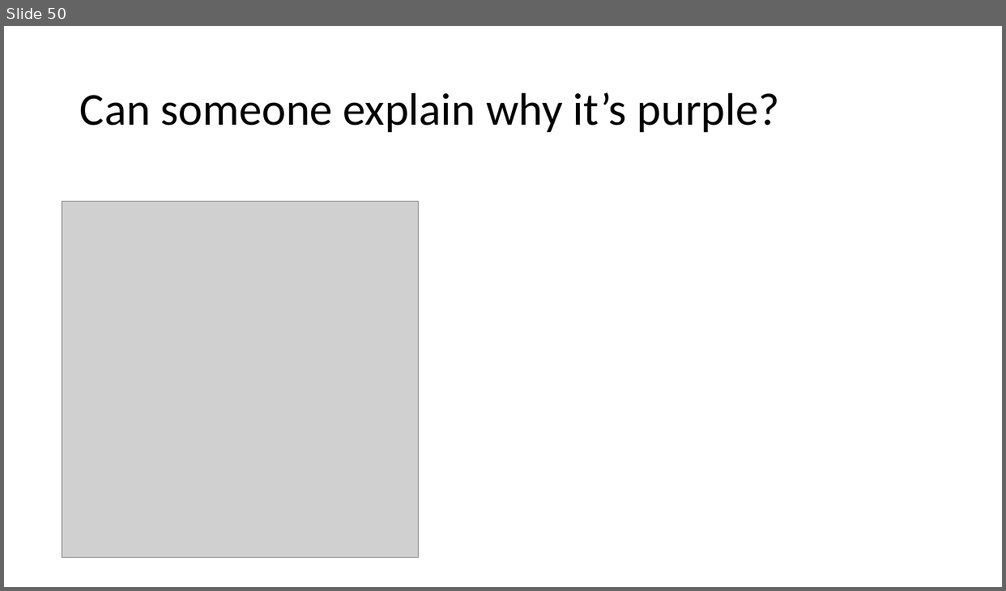
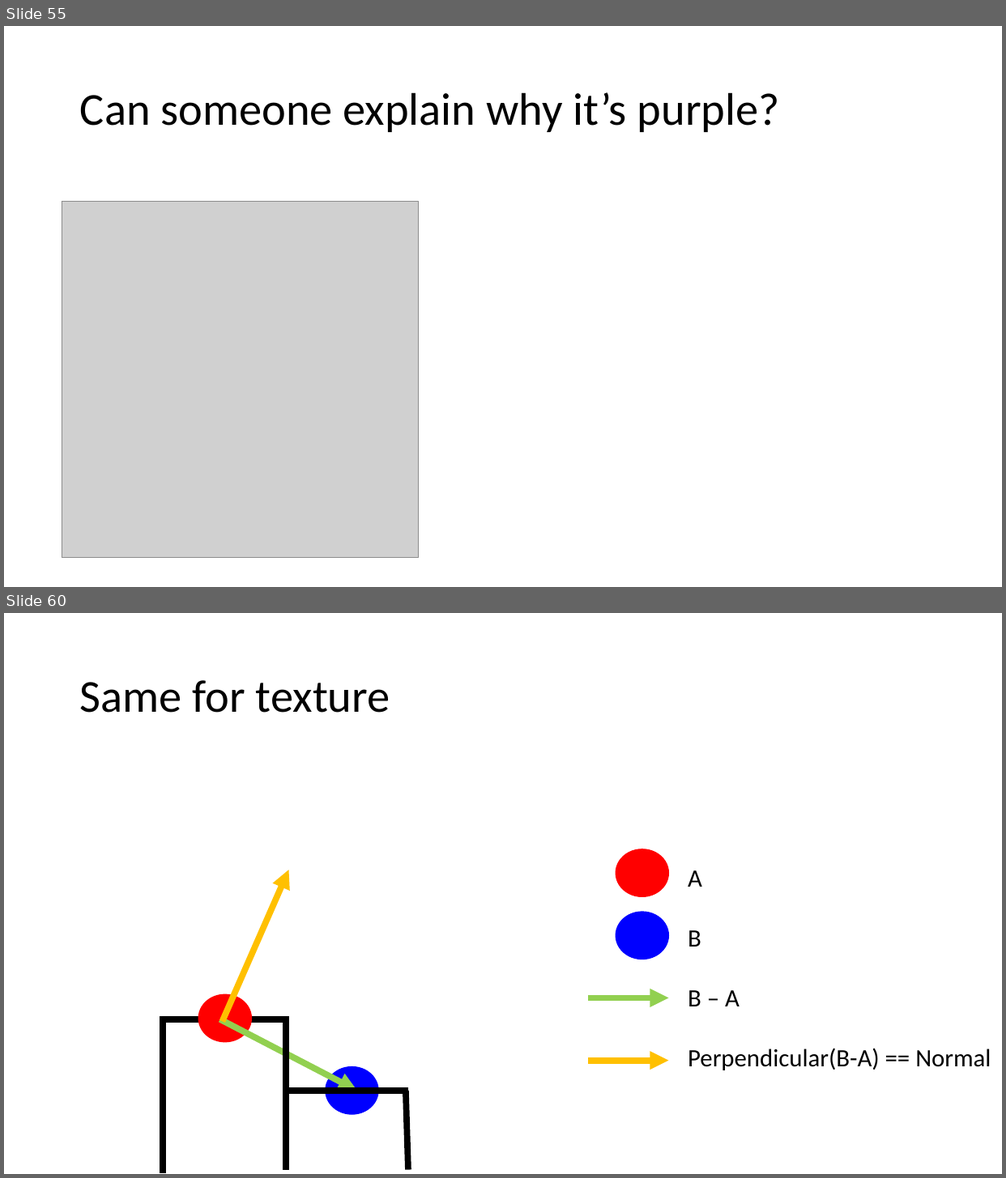
Before and after one commit to harveypekar/3dgraphics, a slide deck: course/3d_slides_w6.pptx. Shown one above the other, each under a label of ours: slide 50 before the commit, slides 55 and 60 after it; the slides between them are not shown. The pictures are 1006x591 and 1006x1178 pixels, drawn with LibreOffice and Linux fonts; fonts in the diff are those of the drawing; grey boxes stand for pictures. Boxes give left, top, right and bottom in pixels: in the first picture for what was removed or moved away, otherwise in the second. Text is boxed around its words. In the diff, an @@ line names an element or a change of style, - is before the commit and + after.

Commit message:
normal maps

```diff
--- a/course/3d_slides_w6.pptx
+++ b/course/3d_slides_w6.pptx
@@ slide 60 added at <box>4,613,1002,1174</box>, background #FFFFFF @@
@@ title added at <box>80,680,390,713</box>, 44 pt, text #000000 @@
+Same for texture
@@ ellipse added at <box>616,850,669,897</box>, fill #FF0000, outline #FF0000 1 pt @@
@@ arrow added from (223, 1022) to (288, 870), #FFC000 6 pt @@
@@ text added at <box>688,871,991,1071</box>, 24 pt, text #000000 @@
+A
+B
+B – A
+Perpendicular(B-A) == Normal
@@ ellipse added at <box>616,912,669,959</box>, fill #0000FF, outline #0000FF 1 pt @@
@@ ellipse added at <box>198,995,252,1042</box>, fill #FF0000, outline #FF0000 1 pt @@
@@ arrow added from (588, 999) to (669, 999), #92D050 6 pt @@
@@ line added from (160, 1020) to (285, 1020), #000000 6 pt @@
@@ line added from (163, 1174) to (163, 1020), #000000 6 pt @@
@@ arrow added from (220, 1020) to (357, 1091), #92D050 6 pt @@
@@ line added from (286, 1170) to (286, 1016), #000000 6 pt @@
@@ ellipse added at <box>326,1067,379,1114</box>, fill #0000FF, outline #0000FF 1 pt @@
@@ arrow added from (588, 1061) to (669, 1061), #FFC000 6 pt @@
@@ line added from (283, 1091) to (408, 1091), #000000 6 pt @@
@@ line added from (408, 1170) to (406, 1091), #000000 6 pt @@
@@ what was slide 50 is now slide 55 @@
```
Also in this commit, not shown: 4 slides changed, 15 other slides added, 6 slides removed.
